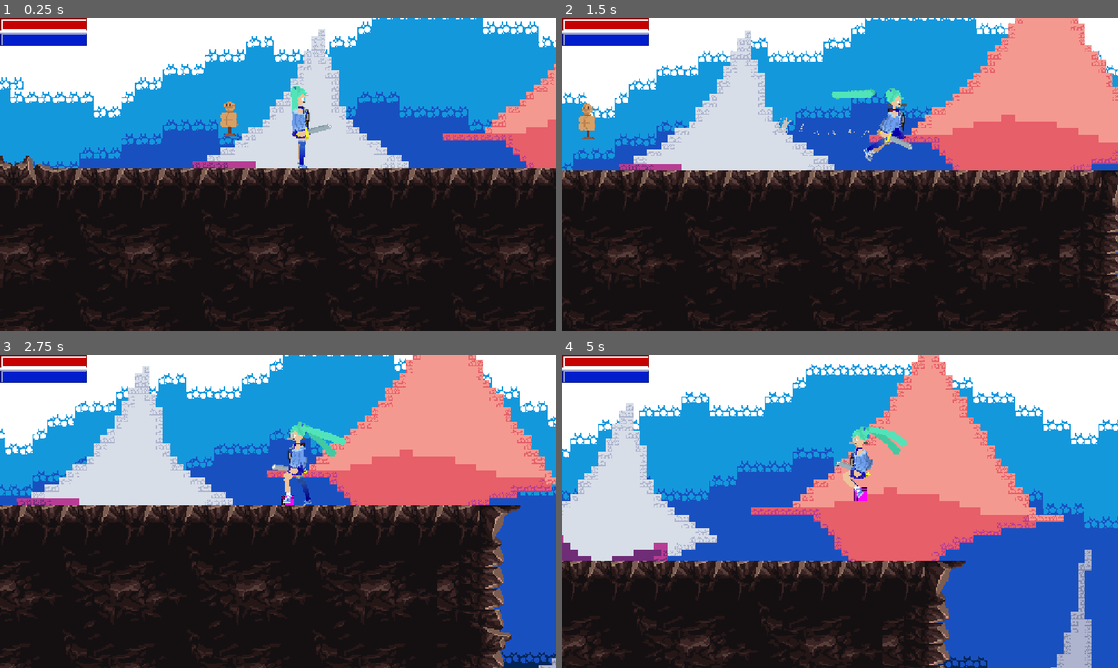
Above: before the commit, frames 1-4 (two rows, left to right).
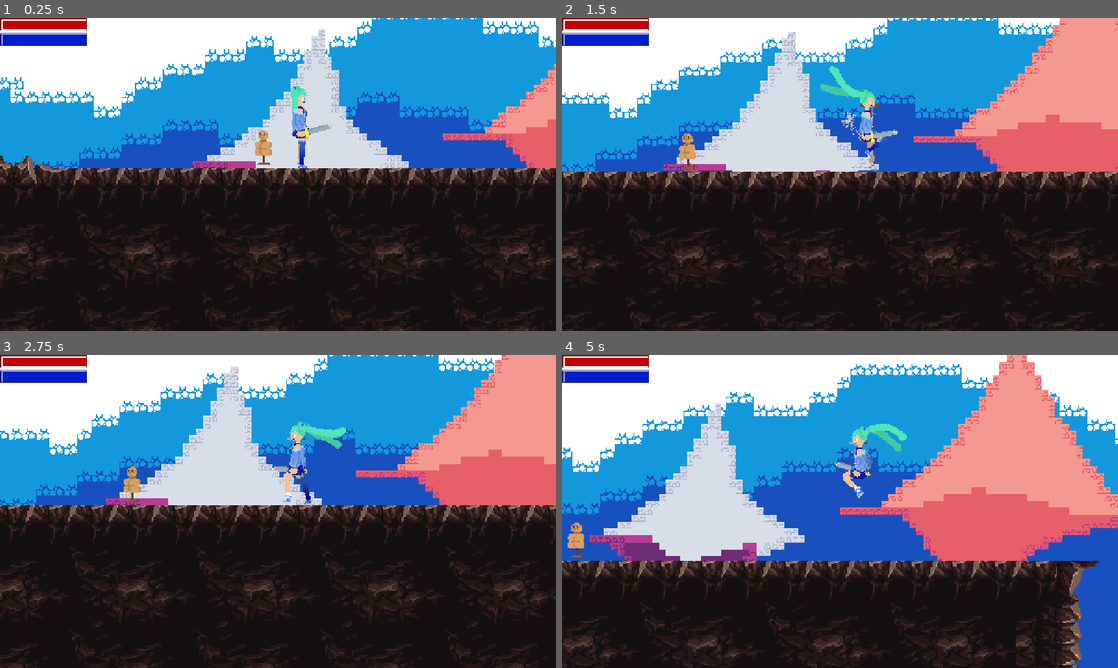
Above: after the commit, the same moments.

Repository: ToastedTeam/CaveGame
Game: Godot game, scene res://scenes/main/main.tscn
The game is run twice, just before and just after one commit, with the same random seed, the same clock (stepped at 60 frames per second) and the same inputs. The engine's default icon, where the game draws it, is replaced by a stand-in: a white triangle on a blue panel in a dark square.
Inputs:
- Up to frame 1 (0.25 s): no input
- Up to frame 2 (1.5 s): tap Enter (ui_accept) at 0.5 s; hold Right (player_move_right) from 0.53 s (still down); tap A (player_attack) at 0.6 s; tap Up (player_jump) at 0.77 s; tap D (player_dash) at 1.35 s
- Up to frame 3 (2.75 s): tap Up (player_jump) at 1.52 s; release Right (player_move_right) at 2.03 s; hold Left (player_move_left) from 2.03 s (still down); tap A (player_attack) at 2.1 s
- Up to frame 4 (5 s): release Left (player_move_left) at 2.78 s; hold Right (player_move_right) 2.78-4.28 s; tap D (player_dash) at 2.85, 4.35 s; tap Up (player_jump) at 3.02, 3.77, 4.52 s; tap A (player_attack) at 3.6 s; hold Left (player_move_left) from 4.28 s (still down)

The runs differ from the first frame. In frame 1, 0.5% of the frame differs, in the area x 39-56%, y 26-47%; in frame 2, 24%; in frame 3, 36%; in frame 4, 48%, in the area x 0-100%, y 0-100%.
Error after the commit: Invalid access to property or key 'flip_h' on a base object of type 'null instance'. (res://entities/player/player.gd:127)

Commit message:
Code cleanup to remove old player sprites. Added a test box that is 32x32 pixels. Added a lantern but didn't implement it yet.

Diff:
--- /dev/null
+++ b/entities/box/box.tscn
@@ -0,0 +1,21 @@
+[gd_scene load_steps=5 format=3 uid="uid://pcmt8aleyyar"]
+
+[ext_resource type="Texture2D" uid="uid://dcijwqug58p0u" path="res://entities/box/color.png" id="1_pihpk"]
+[ext_resource type="Texture2D" uid="uid://rn2ofjprkfpk" path="res://entities/box/normal.png" id="2_mfoj8"]
+
+[sub_resource type="RectangleShape2D" id="RectangleShape2D_ct2mp"]
+size = Vector2(32, 32)
+
+[sub_resource type="CanvasTexture" id="CanvasTexture_4xi2l"]
+diffuse_texture = ExtResource("1_pihpk")
+normal_texture = ExtResource("2_mfoj8")
+
+[node name="Box" type="Node2D"]
+
+[node name="RigidBody2D" type="RigidBody2D" parent="."]
+
+[node name="CollisionShape2D" type="CollisionShape2D" parent="RigidBody2D"]
+shape = SubResource("RectangleShape2D_ct2mp")
+
+[node name="Color" type="Sprite2D" parent="RigidBody2D"]
+texture = SubResource("CanvasTexture_4xi2l")
--- a/entities/player/hair_flow.gd
+++ b/entities/player/hair_flow.gd
@@ -2,7 +2,7 @@
 extends Node2D
 
 var prop: PackedVector2Array;
-var nodes: Array;
+var nodes: Array[Node2D];
 var lastS: PackedVector2Array;
 var lastE: PackedVector2Array;
 var lastGlobalPos: Vector2;
@@ -16,6 +16,7 @@
 @export var iterations: int;
 
 var frameCount = 0;
+var frameLimit = 5;
 
 # Called when the node enters the scene tree for the first time.
 func _ready() -> void:
@@ -66,8 +67,10 @@
 
 	var a_x = acc[idx];
 	var diff = Vector2.ZERO #x - oldx;
-	var anotherdiff = global_position - lastGlobalPos
-	x += diff + a_x*timeStep*timeStep;
+	var xDiff = -abs(global_position.x - lastGlobalPos.x) #-abs(points[0].x - points[pointCount-1].x)/10
+	var yDiff = global_position.y - lastGlobalPos.y
+	var final = Vector2(yDiff, xDiff)
+	x += diff + a_x*timeStep*timeStep + (Vector2(2, 5) * final/2 if hairPoint == idx else Vector2.ZERO);
 	points[idx] = x;
 	#print(anotherdiff)
 	#print(nodes[pointCount-1].global_position.y - global_position.y)
@@ -110,6 +113,7 @@
 # Called every frame. 'delta' is the elapsed time since the previous frame.
 func _physics_process(delta: float) -> void:
 	frameCount += 1;
+	#print(hairPoint)
 	if shouldSave:
 		lastS = prop.duplicate();
 	shouldSave = !shouldSave;
@@ -132,14 +136,19 @@
 	#queue_redraw()
 	lastGlobalPos = global_position;
 	#lastGlobalPos = nodes[pointCount-1].global_position
-	if frameCount > 5:
-		yImpact = clamp(randf_range(yImpact-maxDiff,yImpact+maxDiff), min, max)
+	if frameCount > frameLimit:
+		#yImpact = clamp(randf_range(yImpact-maxDiff,yImpact+maxDiff), min, max)
+		#yImpact = randf_range(min, max)
+		#print(yImpact)
+		hairPoint = randi_range(1, pointCount)
 		frameCount = 0
 	pass
-var max = 0.5
-var min = 0
-var maxDiff = 0.5
-var yImpact = 0
+
+var hairPoint = 0;
+var max = 10
+var min = -10
+var maxDiff = 10
+var yImpact = 5
 
 func _draw():
 	pass
--- a/entities/player/player.gd
+++ b/entities/player/player.gd
@@ -162,20 +162,20 @@
 	move_and_slide()
 
 #	Player animations
-	if is_on_floor():
-		if direction:
-			player_sprite.play("run")
-		else:
-			player_sprite.play("idle")
-	else:
-		player_sprite.play("jump")
+	#if is_on_floor():
+		#if direction:
+			#player_sprite.play("run")
+		#else:
+			#player_sprite.play("idle")
+	#else:
+		#player_sprite.play("jump")
 
 	currentDirection = direction
-	if direction < 0:
-		player_sprite.flip_h = true
+	#if direction < 0:
+		#player_sprite.flip_h = true
 		#$FlipHandler.scale.x = -1
-	elif direction > 0:
-		player_sprite.flip_h = false
+	#elif direction > 0:
+		#player_sprite.flip_h = false
 		#$FlipHandler.scale.x = 1
 
 	if Input.is_action_just_pressed("player_attack") and canAttack:
--- a/entities/player/player.tscn
+++ b/entities/player/player.tscn
@@ -1,27 +1,38 @@
-[gd_scene load_steps=63 format=3 uid="uid://8j1kl15f7ryq"]
+[gd_scene load_steps=62 format=3 uid="uid://8j1kl15f7ryq"]
 
 [ext_resource type="Script" uid="uid://7dppspqb023v" path="res://entities/player/player.gd" id="1_plpc0"]
-[ext_resource type="Texture2D" uid="uid://crrknnqcxgkk3" path="res://entities/player/assets/knight.png" id="1_pmcpt"]
 [ext_resource type="Script" uid="uid://b7h0h8wdhf0ws" path="res://entities/player/resources/IKTargetResource.gd" id="2_a1qjk"]
-[ext_resource type="Material" uid="uid://hkdd85186e42" path="res://shaders/SmoothPixel.tres" id="2_asdqb"]
 [ext_resource type="PackedScene" uid="uid://dv1lodecs50bs" path="res://entities/weapon/weapon.tscn" id="4_5ek75"]
 [ext_resource type="PackedScene" uid="uid://nl220u532x7o" path="res://entities/player/dash.tscn" id="4_62ocg"]
 [ext_resource type="Script" uid="uid://eji52ig0w3g5" path="res://addons/remotetransform2dextended/remoteTransform.gd" id="7_j3ovn"]
 [ext_resource type="Texture2D" uid="uid://bqlsw70spd7yu" path="res://entities/player/assets/miku/arm/forearm.png" id="7_mtric"]
+[ext_resource type="Texture2D" uid="uid://c4xtyl64a5h48" path="res://entities/player/assets/miku/arm/forearm_normal.png" id="8_bwdx1"]
 [ext_resource type="Texture2D" uid="uid://c8fykc0bjlnjv" path="res://entities/player/assets/miku/arm/shoulder.png" id="8_eyb6c"]
 [ext_resource type="Texture2D" uid="uid://qe6mb860gsay" path="res://entities/player/assets/miku/leg2/thigh.png" id="9_221hk"]
 [ext_resource type="Texture2D" uid="uid://b58wsx6kru1o5" path="res://entities/player/assets/miku/leg2/calf.png" id="10_ghoj8"]
+[ext_resource type="Texture2D" uid="uid://bgddq2fjge45t" path="res://entities/player/assets/miku/arm/shoulder_normal.png" id="10_vewsg"]
 [ext_resource type="Texture2D" uid="uid://ce2sd1jvcmmob" path="res://entities/player/assets/miku/leg1/thigh.png" id="11_t1t22"]
+[ext_resource type="Texture2D" uid="uid://p7l6sjmoppj3" path="res://entities/player/assets/miku/leg2/calf_normal.png" id="12_2soq1"]
 [ext_resource type="Texture2D" uid="uid://bycbdsol47j34" path="res://entities/player/assets/miku/leg1/calf.png" id="12_50fht"]
 [ext_resource type="Texture2D" uid="uid://cl70vbj41tmep" path="res://entities/player/assets/miku/head/head.png" id="13_wuv6x"]
+[ext_resource type="Texture2D" uid="uid://cngvnt1uum4vc" path="res://entities/player/assets/miku/leg2/thigh_normal.png" id="14_8q4fm"]
 [ext_resource type="Texture2D" uid="uid://clml407bj0sj0" path="res://entities/player/assets/miku/head/eyes.png" id="14_qpopc"]
 [ext_resource type="Texture2D" uid="uid://7mcad2lbhm8e" path="res://entities/player/assets/miku/head/hair.png" id="15_wq0jh"]
 [ext_resource type="Texture2D" uid="uid://b8x6srayav8vn" path="res://entities/player/assets/miku/head/weird_bang_thing.png" id="16_gt4e4"]
+[ext_resource type="Texture2D" uid="uid://du236lnrim850" path="res://entities/player/assets/miku/leg1/calf_normal.png" id="16_np63p"]
 [ext_resource type="Texture2D" uid="uid://dg6atghom0fhg" path="res://entities/player/assets/miku/torso.png" id="17_24ehl"]
 [ext_resource type="Texture2D" uid="uid://be8tgb10rtsl2" path="res://entities/player/assets/miku/skirt.png" id="18_bwdx1"]
 [ext_resource type="Texture2D" uid="uid://bgaj0f7dp6sdi" path="res://entities/player/assets/miku/torso_jacket.png" id="19_vewsg"]
+[ext_resource type="Texture2D" uid="uid://bm6munwfhcl0d" path="res://entities/player/assets/miku/head/head_normal.png" id="21_0eo6o"]
 [ext_resource type="Script" uid="uid://cki8fllcntgui" path="res://entities/player/hair_flow.gd" id="21_221hk"]
 [ext_resource type="Shader" uid="uid://b3dtbkc71evh6" path="res://entities/player/hair.gdshader" id="22_ghoj8"]
+[ext_resource type="Texture2D" uid="uid://dt2l2yfrvpvan" path="res://entities/player/assets/miku/torso_normal.png" id="26_ttr27"]
+[ext_resource type="Texture2D" uid="uid://de37tk41yp4mb" path="res://entities/player/assets/miku/skirt_normal.png" id="28_13wue"]
+[ext_resource type="Texture2D" uid="uid://wrrekxjvg0vl" path="res://entities/player/assets/miku/torso_jacket_normal.png" id="30_wy7bt"]
+[ext_resource type="Texture2D" uid="uid://fwxqtdhk3jua" path="res://entities/player/assets/miku/lantern/star.png" id="31_np63p"]
+[ext_resource type="Texture2D" uid="uid://dvsm342nxn8t6" path="res://entities/player/assets/miku/lantern/glass.png" id="32_0eo6o"]
+[ext_resource type="Texture2D" uid="uid://cmrdtpty5fhk2" path="res://entities/player/assets/miku/lantern/puffy_thing.png" id="33_ttr27"]
+[ext_resource type="Texture2D" uid="uid://bxbcwehybwg8e" path="res://entities/player/assets/miku/lantern/puffy_thing_second_part.png" id="34_13wue"]
 
 [sub_resource type="Resource" id="Resource_j3ovn"]
 script = ExtResource("2_a1qjk")
@@ -52,171 +63,6 @@
 targetModificationName = "HeadLook"
 targetNodePath = NodePath("Skeleton/lookTarget")
 metadata/_custom_type_script = "uid://b7h0h8wdhf0ws"
-
-[sub_resource type="AtlasTexture" id="AtlasTexture_s7par"]
-atlas = ExtResource("1_pmcpt")
-region = Rect2(0, 0, 32, 32)
-
-[sub_resource type="AtlasTexture" id="AtlasTexture_0moiw"]
-atlas = ExtResource("1_pmcpt")
-region = Rect2(32, 0, 32, 32)
-
-[sub_resource type="AtlasTexture" id="AtlasTexture_6qibl"]
-atlas = ExtResource("1_pmcpt")
-region = Rect2(64, 0, 32, 32)
-
-[sub_resource type="AtlasTexture" id="AtlasTexture_3gqcy"]
-atlas = ExtResource("1_pmcpt")
-region = Rect2(96, 0, 32, 32)
-
-[sub_resource type="AtlasTexture" id="AtlasTexture_emvq3"]
-atlas = ExtResource("1_pmcpt")
-region = Rect2(64, 160, 32, 32)
-
-[sub_resource type="AtlasTexture" id="AtlasTexture_f1hfr"]
-atlas = ExtResource("1_pmcpt")
-region = Rect2(0, 64, 32, 32)
-
-[sub_resource type="AtlasTexture" id="AtlasTexture_xlrjt"]
-atlas = ExtResource("1_pmcpt")
-region = Rect2(32, 64, 32, 32)
-
-[sub_resource type="AtlasTexture" id="AtlasTexture_b7t82"]
-atlas = ExtResource("1_pmcpt")
-region = Rect2(64, 64, 32, 32)
-
-[sub_resource type="AtlasTexture" id="AtlasTexture_557so"]
-atlas = ExtResource("1_pmcpt")
-region = Rect2(96, 64, 32, 32)
-
-[sub_resource type="AtlasTexture" id="AtlasTexture_1onyl"]
-atlas = ExtResource("1_pmcpt")
-region = Rect2(128, 64, 32, 32)
-
-[sub_resource type="AtlasTexture" id="AtlasTexture_lnnst"]
-atlas = ExtResource("1_pmcpt")
-region = Rect2(160, 64, 32, 32)
-
-[sub_resource type="AtlasTexture" id="AtlasTexture_jp70f"]
-atlas = ExtResource("1_pmcpt")
-region = Rect2(192, 64, 32, 32)
-
-[sub_resource type="AtlasTexture" id="AtlasTexture_ud75l"]
-atlas = ExtResource("1_pmcpt")
-region = Rect2(224, 64, 32, 32)
-
-[sub_resource type="AtlasTexture" id="AtlasTexture_y4qt1"]
-atlas = ExtResource("1_pmcpt")
-region = Rect2(0, 96, 32, 32)
-
-[sub_resource type="AtlasTexture" id="AtlasTexture_juopc"]
-atlas = ExtResource("1_pmcpt")
-region = Rect2(32, 96, 32, 32)
-
-[sub_resource type="AtlasTexture" id="AtlasTexture_16ow8"]
-atlas = ExtResource("1_pmcpt")
-region = Rect2(64, 96, 32, 32)
-
-[sub_resource type="AtlasTexture" id="AtlasTexture_rb682"]
-atlas = ExtResource("1_pmcpt")
-region = Rect2(96, 96, 32, 32)
-
-[sub_resource type="AtlasTexture" id="AtlasTexture_0iq6q"]
-atlas = ExtResource("1_pmcpt")
-region = Rect2(128, 96, 32, 32)
-
-[sub_resource type="AtlasTexture" id="AtlasTexture_0rmc4"]
-atlas = ExtResource("1_pmcpt")
-region = Rect2(160, 96, 32, 32)
-
-[sub_resource type="AtlasTexture" id="AtlasTexture_bmdnn"]
-atlas = ExtResource("1_pmcpt")
-region = Rect2(192, 96, 32, 32)
-
-[sub_resource type="AtlasTexture" id="AtlasTexture_071sl"]
-atlas = ExtResource("1_pmcpt")
-region = Rect2(224, 96, 32, 32)
-
-[sub_resource type="SpriteFrames" id="SpriteFrames_w8q44"]
-animations = [{
-"frames": [{
-"duration": 1.0,
-"texture": SubResource("AtlasTexture_s7par")
-}, {
-"duration": 1.0,
-"texture": SubResource("AtlasTexture_0moiw")
-}, {
-"duration": 1.0,
-"texture": SubResource("AtlasTexture_6qibl")
-}, {
-"duration": 1.0,
-"texture": SubResource("AtlasTexture_3gqcy")
-}],
-"loop": true,
-"name": &"idle",
-"speed": 10.0
-}, {
-"frames": [{
-"duration": 1.0,
-"texture": SubResource("AtlasTexture_emvq3")
-}],
-"loop": true,
-"name": &"jump",
-"speed": 5.0
-}, {
-"frames": [{
-"duration": 1.0,
-"texture": SubResource("AtlasTexture_f1hfr")
-}, {
-"duration": 1.0,
-"texture": SubResource("AtlasTexture_xlrjt")
-}, {
-"duration": 1.0,
-"texture": SubResource("AtlasTexture_b7t82")
-}, {
-"duration": 1.0,
-"texture": SubResource("AtlasTexture_557so")
-}, {
-"duration": 1.0,
-"texture": SubResource("AtlasTexture_1onyl")
-}, {
-"duration": 1.0,
-"texture": SubResource("AtlasTexture_lnnst")
-}, {
-"duration": 1.0,
-"texture": SubResource("AtlasTexture_jp70f")
-}, {
-"duration": 1.0,
-"texture": SubResource("AtlasTexture_ud75l")
-}, {
-"duration": 1.0,
-"texture": SubResource("AtlasTexture_y4qt1")
-}, {
-"duration": 1.0,
-"texture": SubResource("AtlasTexture_juopc")
-}, {
-"duration": 1.0,
-"texture": SubResource("AtlasTexture_16ow8")
-}, {
-"duration": 1.0,
-"texture": SubResource("AtlasTexture_rb682")
-}, {
-"duration": 1.0,
-"texture": SubResource("AtlasTexture_0iq6q")
-}, {
-"duration": 1.0,
-"texture": SubResource("AtlasTexture_0rmc4")
-}, {
-"duration": 1.0,
-"texture": SubResource("AtlasTexture_bmdnn")
-}, {
-"duration": 1.0,
-"texture": SubResource("AtlasTexture_071sl")
-}],
-"loop": true,
-"name": &"run",
-"speed": 10.0
-}]
 
 [sub_resource type="StyleBoxFlat" id="StyleBoxFlat_nn8mg"]
 bg_color = Color(0.321728, 0.321728, 0.321728, 1)
@@ -292,6 +138,30 @@
 modifications/3 = SubResource("SkeletonModification2DTwoBoneIK_gx6sm")
 modifications/4 = SubResource("SkeletonModification2DTwoBoneIK_yqrof")
 
+[sub_resource type="CanvasTexture" id="CanvasTexture_geky7"]
+diffuse_texture = ExtResource("7_mtric")
+normal_texture = ExtResource("8_bwdx1")
+
+[sub_resource type="CanvasTexture" id="CanvasTexture_qwspa"]
+diffuse_texture = ExtResource("8_eyb6c")
+normal_texture = ExtResource("10_vewsg")
+
+[sub_resource type="CanvasTexture" id="CanvasTexture_r633c"]
+diffuse_texture = ExtResource("10_ghoj8")
+normal_texture = ExtResource("12_2soq1")
+
+[sub_resource type="CanvasTexture" id="CanvasTexture_pacje"]
+diffuse_texture = ExtResource("9_221hk")
+normal_texture = ExtResource("14_8q4fm")
+
+[sub_resource type="CanvasTexture" id="CanvasTexture_2h0qb"]
+diffuse_texture = ExtResource("12_50fht")
+normal_texture = ExtResource("16_np63p")
+
+[sub_resource type="CanvasTexture" id="CanvasTexture_mmk7k"]
+diffuse_texture = ExtResource("11_t1t22")
+normal_texture = ExtResource("14_8q4fm")
+
 [sub_resource type="ShaderMaterial" id="ShaderMaterial_221hk"]
 shader = ExtResource("22_ghoj8")
 shader_parameter/size = Vector2(200, 200)
@@ -304,6 +174,10 @@
 [sub_resource type="QuadMesh" id="QuadMesh_mtric"]
 size = Vector2(200, 200)
 
+[sub_resource type="CanvasTexture" id="CanvasTexture_g3pa7"]
+diffuse_texture = ExtResource("13_wuv6x")
+normal_texture = ExtResource("21_0eo6o")
+
 [sub_resource type="ShaderMaterial" id="ShaderMaterial_t1t22"]
 shader = ExtResource("22_ghoj8")
 shader_parameter/size = Vector2(200, 200)
@@ -313,6 +187,18 @@
 shader_parameter/color = Color(0.321569, 0.894118, 0.721569, 1)
 shader_parameter/scale = 250
 
+[sub_resource type="CanvasTexture" id="CanvasTexture_7otdo"]
+diffuse_texture = ExtResource("17_24ehl")
+normal_texture = ExtResource("26_ttr27")
+
+[sub_resource type="CanvasTexture" id="CanvasTexture_c112w"]
+diffuse_texture = ExtResource("18_bwdx1")
+normal_texture = ExtResource("28_13wue")
+
+[sub_resource type="CanvasTexture" id="CanvasTexture_u37te"]
+diffuse_texture = ExtResource("19_vewsg")
+normal_texture = ExtResource("30_wy7bt")
+
 [sub_resource type="CapsuleShape2D" id="CapsuleShape2D_a1qjk"]
 radius = 5.6
 height = 56.0
@@ -325,14 +211,6 @@
 [node name="AttackCooldown" type="Timer" parent="."]
 wait_time = 0.1
 one_shot = true
-
-[node name="AnimatedSprite2D" type="AnimatedSprite2D" parent="."]
-texture_filter = 2
-material = ExtResource("2_asdqb")
-position = Vector2(0, -12)
-sprite_frames = SubResource("SpriteFrames_w8q44")
-animation = &"idle"
-autoplay = "idle"
 
 [node name="Dash" parent="." instance=ExtResource("4_62ocg")]
 
@@ -395,7 +273,7 @@
 editor_settings/show_bone_gizmo = false
 
 [node name="head" type="Bone2D" parent="Skeleton/hip/torso/collar/offset"]
-scale = Vector2(0.999855, 0.999855)
+scale = Vector2(0.999854, 0.999854)
 rest = Transform2D(0.999855, 0, 0, 0.999855, 0, 0)
 auto_calculate_length_and_angle = false
 length = 12.44
@@ -586,13 +464,13 @@
 modulate = Color(0.788235, 0.788235, 0.788235, 1)
 position = Vector2(0.616218, -1.22202)
 rotation = -0.141899
-texture = ExtResource("7_mtric")
+texture = SubResource("CanvasTexture_geky7")
 
 [node name="Shoulder_R" type="Sprite2D" parent="sprites"]
 modulate = Color(0.788235, 0.788235, 0.788235, 1)
 position = Vector2(-1.29288, -11.0504)
 rotation = -0.141899
-texture = ExtResource("8_eyb6c")
+texture = SubResource("CanvasTexture_qwspa")
 
 [node name="Calf_B" type="Node2D" parent="sprites"]
 modulate = Color(0.788235, 0.788235, 0.788235, 1)
@@ -601,13 +479,13 @@
 
 [node name="Calf" type="Sprite2D" parent="sprites/Calf_B"]
 position = Vector2(0, 9.24)
-texture = ExtResource("10_ghoj8")
+texture = SubResource("CanvasTexture_r633c")
 
 [node name="Thigh_B" type="Sprite2D" parent="sprites"]
 modulate = Color(0.787759, 0.787759, 0.787759, 1)
 position = Vector2(0.863823, 5.93747)
 rotation = -0.144473
-texture = ExtResource("9_221hk")
+texture = SubResource("CanvasTexture_pacje")
 
 [node name="Calf_F" type="Node2D" parent="sprites"]
 position = Vector2(2.39899, 11.9581)
@@ -615,12 +493,12 @@
 
 [node name="Calf" type="Sprite2D" parent="sprites/Calf_F"]
 position = Vector2(0, 8.85)
-texture = ExtResource("12_50fht")
+texture = SubResource("CanvasTexture_2h0qb")
 
 [node name="Thigh_F" type="Sprite2D" parent="sprites"]
 position = Vector2(1.19985, 5.9957)
 rotation = -0.0333211
-texture = ExtResource("11_t1t22")
+texture = SubResource("CanvasTexture_mmk7k")
 
 [node name="BHair" type="Node2D" parent="sprites" groups=["noFlip"]]
 position = Vector2(-5.19256, -30.5801)
@@ -637,7 +515,7 @@
 
 [node name="Head" type="Sprite2D" parent="sprites"]
 position = Vector2(-1.49997, -22.9986)
-texture = ExtResource("13_wuv6x")
+texture = SubResource("CanvasTexture_g3pa7")
 
 [node name="Eyes" type="Sprite2D" parent="sprites/Head"]
 position = Vector2(2.5, -0.5)
@@ -680,15 +558,30 @@
 
 [node name="Torso" type="Sprite2D" parent="sprites"]
 position = Vector2(-9.53674e-07, -7.99997)
-texture = ExtResource("17_24ehl")
+texture = SubResource("CanvasTexture_7otdo")
 
 [node name="Skirt" type="Sprite2D" parent="sprites/Torso"]
 position = Vector2(-0.5, 9)
-texture = ExtResource("18_bwdx1")
+texture = SubResource("CanvasTexture_c112w")
 
 [node name="TorsoJacket" type="Sprite2D" parent="sprites/Torso"]
 position = Vector2(-2, 0.999976)
-texture = ExtResource("19_vewsg")
+texture = SubResource("CanvasTexture_u37te")
+
+[node name="Star" type="Sprite2D" parent="sprites"]
+visible = false
+texture = ExtResource("31_np63p")
+
+[node name="Glass" type="Sprite2D" parent="sprites/Star"]
+texture = ExtResource("32_0eo6o")
+
+[node name="PuffyThing" type="Sprite2D" parent="sprites/Star/Glass"]
+position = Vector2(-2, 3)
+texture = ExtResource("33_ttr27")
+
+[node name="PuffyThingSecondPart" type="Sprite2D" parent="sprites/Star/Glass"]
+position = Vector2(-2, 5)
+texture = ExtResource("34_13wue")
 
 [node name="FlipHandler" type="Node2D" parent="sprites"]
 position = Vector2(1.76815, 3.44665)
@@ -700,12 +593,12 @@
 [node name="Forearm_F" type="Sprite2D" parent="sprites"]
 position = Vector2(0.477976, -1.19833)
 rotation = -0.132554
-texture = ExtResource("7_mtric")
+texture = SubResource("CanvasTexture_geky7")
 
 [node name="Shoulder_F" type="Sprite2D" parent="sprites"]
 position = Vector2(-1.33917, -11.0441)
 rotation = -0.132554
-texture = ExtResource("8_eyb6c")
+texture = SubResource("CanvasTexture_qwspa")
 
 [node name="CollisionShape2D" type="CollisionShape2D" parent="."]
 visible = false
--- a/entities/player/player_ik_animator.gd
+++ b/entities/player/player_ik_animator.gd
@@ -58,7 +58,7 @@
 		_Flip_All_Sprites(flipped)
 		hand.rotation_degrees = default_states["hand_rot"] + (-1 if flipped else 1)
 		collarBone.rotation = PI if flipped else 0
-		#collarOffsetBone.rotation = PI if flipped else 0
+		collarOffsetBone.rotation = PI if flipped else 0
 		# WHAT THE HELL IS GOING ON
 		animationPlayer.get_parent().scale.x = -1 if flipped else 1
 
--- a/scenes/main/main.tscn
+++ b/scenes/main/main.tscn
@@ -20,7 +20,7 @@
 script = ExtResource("4_raeie")
 NodeToFlip = "Forearm_R"
 OriginalPosition = 0
-FlippedPosition = 11
+FlippedPosition = -2
 changeModulation = true
 normalModulation = Color(0.788235, 0.788235, 0.788235, 1)
 flippedModulation = Color(1, 1, 1, 1)
@@ -31,7 +31,7 @@
 script = ExtResource("4_raeie")
 NodeToFlip = "Shoulder_R"
 OriginalPosition = 1
-FlippedPosition = 12
+FlippedPosition = -1
 changeModulation = true
 normalModulation = Color(0.788235, 0.788235, 0.788235, 1)
 flippedModulation = Color(1, 1, 1, 1)
@@ -63,7 +63,7 @@
 resource_name = "Held Weapon"
 script = ExtResource("4_raeie")
 NodeToFlip = "FlipHandler"
-OriginalPosition = 10
+OriginalPosition = -3
 FlippedPosition = 2
 changeModulation = false
 normalModulation = Color(1, 1, 1, 1)
@@ -110,6 +110,17 @@
 OriginalPosition = 5
 FlippedPosition = 3
 changeModulation = true
+normalModulation = Color(1, 1, 1, 1)
+flippedModulation = Color(0.788235, 0.788235, 0.788235, 1)
+metadata/_custom_type_script = "uid://dfl57bvdn0c7l"
+
+[sub_resource type="Resource" id="Resource_p8abn"]
+resource_name = "Star"
+script = ExtResource("4_raeie")
+NodeToFlip = "Star"
+OriginalPosition = -4
+FlippedPosition = 0
+changeModulation = false
 normalModulation = Color(1, 1, 1, 1)
 flippedModulation = Color(0.788235, 0.788235, 0.788235, 1)
 metadata/_custom_type_script = "uid://dfl57bvdn0c7l"
@@ -1780,12 +1791,13 @@
 texture = ExtResource("2_ouso4")
 
 [node name="PlayerIKAnimator" type="Node2D" parent="." node_paths=PackedStringArray("player", "animationPlayer")]
+visible = false
 position = Vector2(-4, -5)
 script = ExtResource("3_th5th")
 player = NodePath("../Player")
 animationPlayer = NodePath("../Player/targetPositions/Animation")
 maxFootDistanceFromTarget = 5
-FlipRules = Array[ExtResource("4_raeie")]([SubResource("Reso …(220 unchanged characters)… e_pg34l"), SubResource("Resource_m4h2d")])
+FlipRules = Array[ExtResource("4_raeie")]([SubResource("Reso …(220 unchanged characters)… e_pg34l"), SubResource("Resource_m4h2d"), SubResource("Resource_p8abn")])
 ArmRestOffset = Vector2(0.235, 6.05)
 FArmRest = Vector2(0.2, 0)
 BArmRest = Vector2(-4.805, 0.62)
@@ -1872,7 +1884,7 @@
 [node name="Interface" parent="." instance=ExtResource("6_raeie")]
 
 [node name="TargetDummy" parent="." instance=ExtResource("7_hxu8e")]
-position = Vector2(-59, -27)
+position = Vector2(-33, -5)
 maxInvincibilityFrames = 30
 
 [node name="Layer0" type="TileMapLayer" parent="."]
Not shown, changed: addons/directional_hinge/directional_hinge.gd
Binary file added: entities/box/box.aseprite
Binary file added: entities/box/color.png
Not shown, added: entities/box/color.png.import
Binary file added: entities/box/normal.png
Not shown, added: entities/box/normal.png.import
Binary file added: entities/player/assets/miku/arm/forearm_normal.png
Not shown, added: entities/player/assets/miku/arm/forearm_normal.png.import
Binary file added: entities/player/assets/miku/arm/shoulder_normal.png
Not shown, added: entities/player/assets/miku/arm/shoulder_normal.png.import
Binary file added: entities/player/assets/miku/head/bowtie_normal.png
Not shown, added: entities/player/assets/miku/head/bowtie_normal.png.import
(and 35 more such lines)
